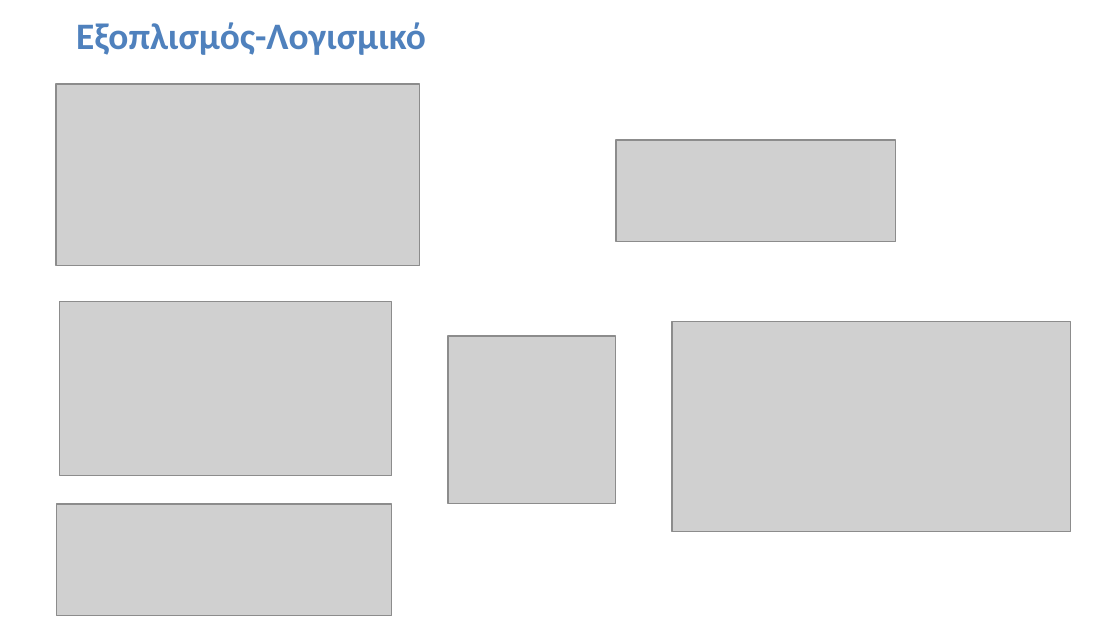
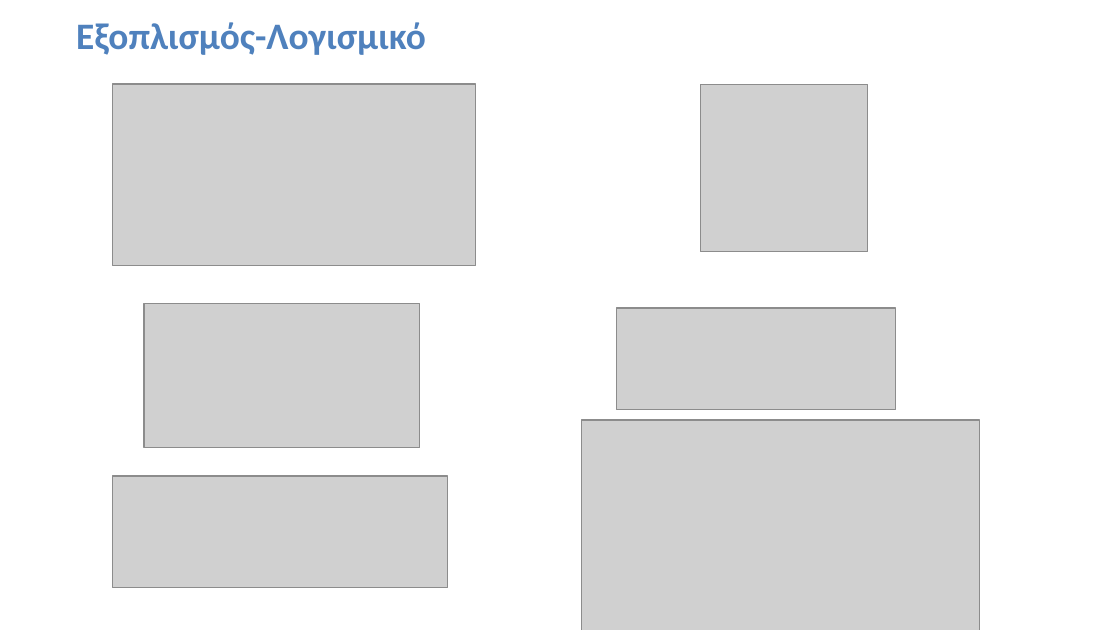
Before and after one commit to Theogoun/Thesis, a slide deck: slide 3 of Presentations/interim_presentation_template-ds.pptx. Drawn at 1120x630 pixels with LibreOffice and Linux fonts; fonts in the diff are those of the drawing; grey boxes stand for pictures; background and template pictures are left out. Boxes give left, top, right and bottom in pixels: in the first picture for what was removed or moved away, otherwise in the second. Text is boxed around its words. In the diff, an @@ line names an element or a change of style, - is before the commit and + after.

```diff
--- a/Presentations/interim_presentation_template-ds.pptx
+++ b/Presentations/interim_presentation_template-ds.pptx
@@ picture: place and size @@
-picture at [56,84,420,265]
+picture at [112,84,476,265]
@@ picture: place and size @@
-picture at [448,336,616,504]
+picture at [700,84,868,252]
@@ picture: place and size @@
-picture at [59,301,391,476]
+picture at [144,304,420,448]
@@ picture: place and size @@
-picture at [616,140,896,242]
+picture at [616,308,896,410]
@@ picture: place and size @@
-picture at [672,321,1071,532]
+picture at [581,420,980,630]
@@ picture: place and size @@
-picture at [56,504,392,616]
+picture at [112,476,448,588]
```
Also in this commit, not shown: 2 other slides changed, 1 slide added, 1 other file.
